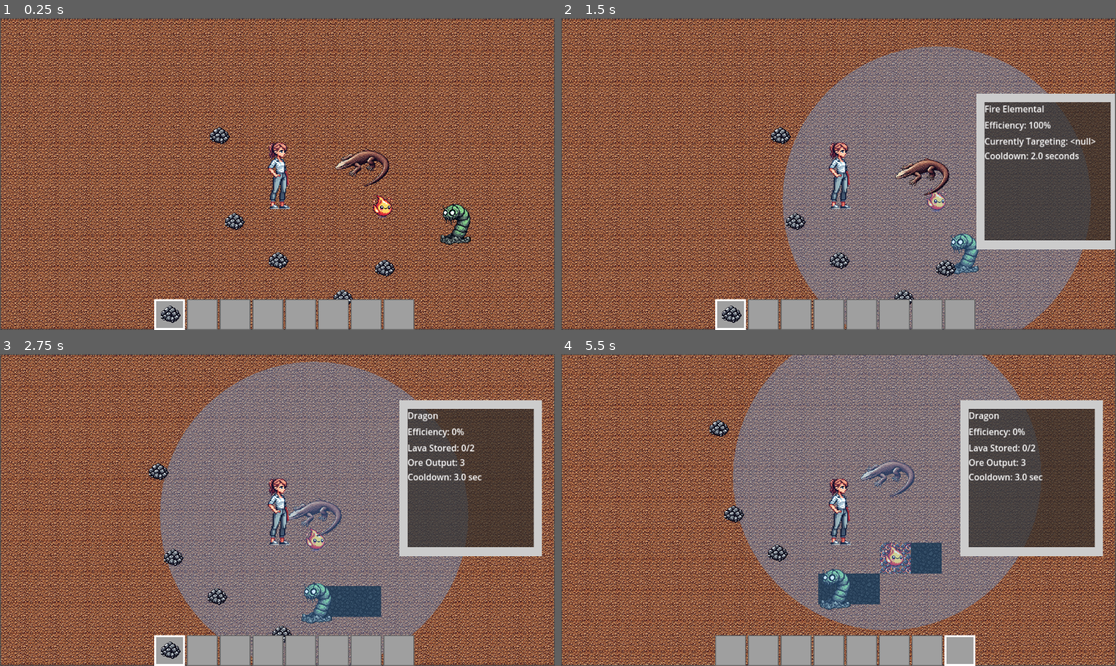
Above: before the commit, frames 1-4 (two rows, left to right).
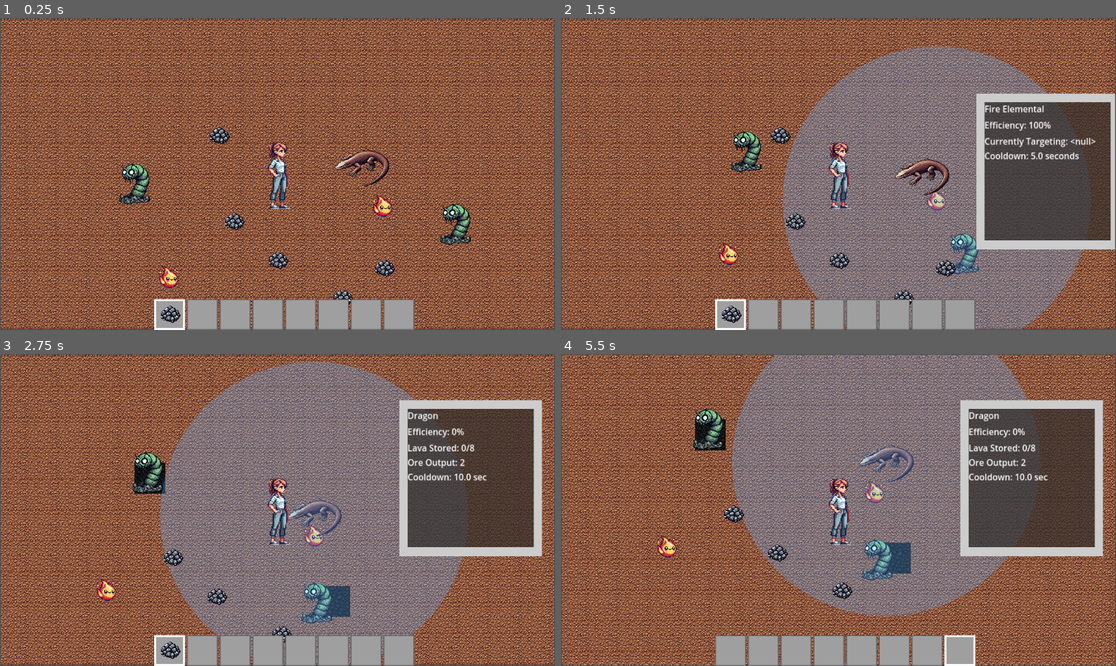
Above: after the commit, the same moments.

Repository: aaronjmcd2/ecomonster-project
Game: Godot game, scene res://scenes/Main.tscn
The game is run twice, just before and just after one commit, with the same random seed, the same clock (stepped at 60 frames per second) and the same inputs.
Inputs (mouse positions are in pixels of both pictures, inside the frame that each line leads up to):
- Up to frame 1 (0.25 s): no input
- Up to frame 2 (1.5 s): drag from (1005, 230) to (794, 220) at 0.52 s; drag from (938, 202) to (794, 220) at 1.27 s
- Up to frame 3 (2.75 s): move the mouse to (360, 506) at 2.02 s; hold Right (ui_right) from 2.03 s (still down); hold Ctrl from 2.03 s (still down); click (360, 506) at 2.17 s
- Up to frame 4 (5.5 s): release Right (ui_right) at 2.75 s; release Ctrl at 2.75 s; drag from (733, 650) to (777, 597) at 2.77 s; drag from (760, 650) to (866, 510) at 3.52 s; drag from (794, 650) to (755, 432) at 4.27 s; move the mouse to (827, 650) at 5.02 s; hold Down (ui_down) from 5.03 s (still down); hold X (hotbar_scroll_left) from 5.03 s (still down); click (827, 650) at 5.17 s

The runs differ from the first frame. In frame 1, 0.7% of the frame differs, in the area x 21-33%, y 46-87%; in frame 2, 0.7%; in frame 3, 1.7%; in frame 4, 7.2%, in the area x 17-88%, y 0-89%.

Commit message:
Fixed bugs and MonsterPopup
-Coal worm was doubling coal production
-The MonsterPopup now updates in real time--rather than needing another click to see update.

Diff:
--- a/project.godot
+++ b/project.godot
@@ -18,8 +18,8 @@
 
 SearchModule="*res://modules/SearchModule.gd"
 ConversionModule="*res://modules/ConversionModule.gd"
+InventoryDataScript="*res://scripts/InventoryData.gd"
 MonsterInfo="*res://scenes/MonsterInfoPopup.tscn"
-InventoryDataScript="*res://scripts/InventoryData.gd"
 
 [global_group]
 
--- a/scenes/Main.tscn
+++ b/scenes/Main.tscn
@@ -52,3 +52,9 @@
 
 [node name="IronOreDrop5" parent="." instance=ExtResource("3_rarhs")]
 position = Vector2(-528, -173)
+
+[node name="FireElemental2" parent="." instance=ExtResource("5_vcsgt")]
+position = Vector2(-631, 136)
+
+[node name="CoalWorm2" parent="." instance=ExtResource("4_vcsgt")]
+position = Vector2(-706, -60)
--- a/scripts/CoalWorm.gd
+++ b/scripts/CoalWorm.gd
@@ -4,7 +4,7 @@
 @onready var search_display := $SearchRadiusDisplay
 
 @export var search_radius: int = 10
-@export var cooldown_time: float = 2.0
+@export var cooldown_time: float = 5
 @export var speed: float = 100.0
 
 var target_drop: Node2D = null
@@ -72,15 +72,10 @@
 	return closest_drop
 
 func consume_ore_drop():
-	if target_drop:
+	if target_drop and is_instance_valid(target_drop):
 		convert_tile_beneath()
 		target_drop.consume()
 		reset_worm()
-
-	if target_drop and is_instance_valid(target_drop):
-		convert_tile_beneath()
-		target_drop.consume()
-	reset_worm()
 
 func convert_tile_beneath():
 	var tile_pos = tile_map_layer.local_to_map(global_position)
--- a/scripts/Dragon.gd
+++ b/scripts/Dragon.gd
@@ -4,10 +4,10 @@
 @onready var search_display := $SearchRadiusDisplay  # ← Added
 
 @export var search_radius: int = 10
-@export var max_lava_storage: int = 2
-@export var ore_drop_count: int = 3
+@export var max_lava_storage: int = 8
+@export var ore_drop_count: int = 2
 @export var move_speed: float = 50.0
-@export var cooldown_time: float = 3.0
+@export var cooldown_time: float = 10
 @export var ore_drop_scene: PackedScene
 
 var target_tile: Vector2 = Vector2.ZERO
@@ -88,3 +88,11 @@
 		}
 
 		MonsterInfo.show_info(info, event.position)
+
+func get_live_stats() -> Dictionary:
+	return {
+		"efficiency": int(float(lava_storage) / float(max_lava_storage) * 100.0),
+		"stats": "Lava Stored: %d/%d\nOre Output: %d\nCooldown: %.1f sec" % [
+			lava_storage, max_lava_storage, ore_drop_count, cooldown_time
+		]
+	}
--- a/scripts/FireElemental.gd
+++ b/scripts/FireElemental.gd
@@ -4,7 +4,7 @@
 
 @export var search_radius := 10
 @export var move_speed := 60.0
-@export var conversion_cooldown := 2.0
+@export var conversion_cooldown := 5
 
 var target_position = null
 var is_busy := false
--- a/scripts/MonsterInfoPopup.gd
+++ b/scripts/MonsterInfoPopup.gd
@@ -9,6 +9,7 @@
 var is_showing := false
 
 func show_info(monster_data: Dictionary, screen_position: Vector2):
+	print("🧪 show_info called with:", monster_data)
 	current_monster = monster_data.get("node", null)
 
 	label_name.text = monster_data.get("name", "Unknown Creature")
@@ -38,3 +39,10 @@
 	if is_showing and event is InputEventMouseButton and event.pressed:
 		if not panel.get_global_rect().has_point(event.position):
 			hide_info()
+
+func _process(delta):
+	if is_showing and current_monster and is_instance_valid(current_monster):
+		if current_monster.has_method("get_live_stats"):
+			var data = current_monster.get_live_stats()
+			label_efficiency.text = "Efficiency: %d%%" % data.get("efficiency", 0)
+			label_stats.text = data.get("stats", "No data available.")
